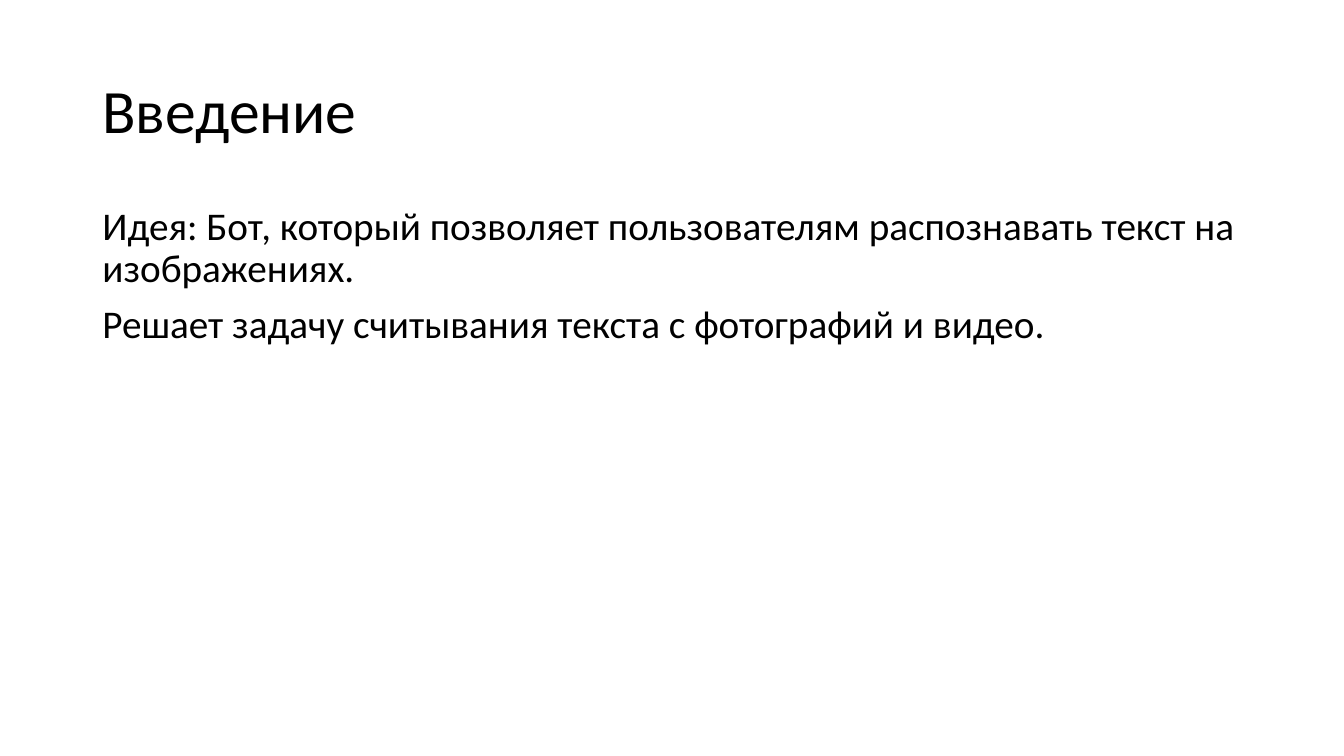
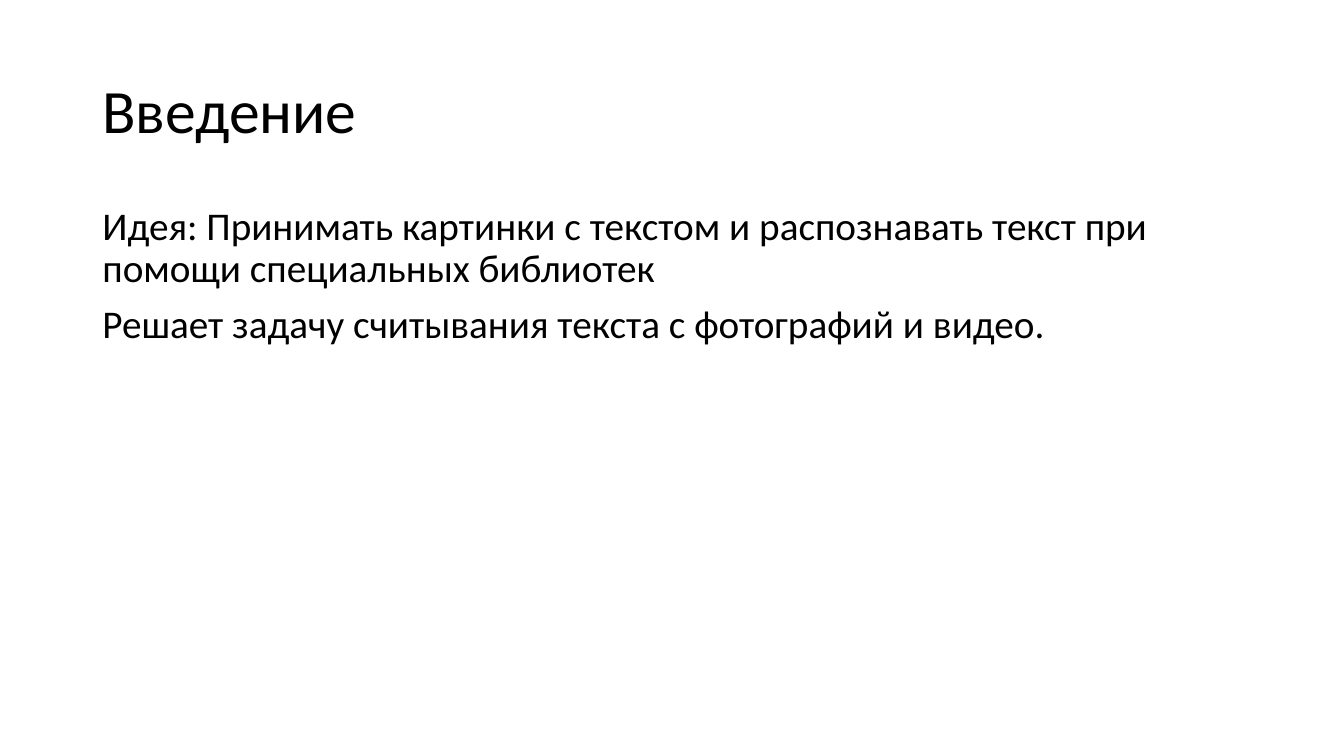
Before and after one commit to Warlock2006/PicToText_bot, a slide deck: slide 2 of aiogram.pptx. Drawn at 1344x756 pixels with LibreOffice and Linux fonts; fonts in the diff are those of the drawing. Boxes give left, top, right and bottom in pixels: in the first picture for what was removed or moved away, otherwise in the second. Text is boxed around its words. In the diff, an @@ line names an element or a change of style, - is before the commit and + after.

```diff
--- a/aiogram.pptx
+++ b/aiogram.pptx
@@ text at box(102, 215, 1147, 289): text changed @@
-Идея: Бот, который позволяет пользователям распознавать текст на изображениях.
+Идея: Принимать картинки с текстом и распознавать текст при помощи специальных библиотек
```
Also in this commit, not shown: 2 other slides changed, 1 slide added, 1 other file.
